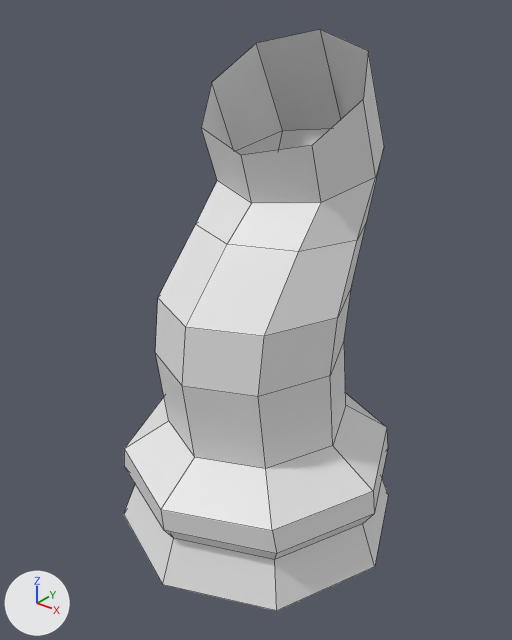
Before and after pictures for a commit that changed the Blender file 03 - Low Poly Chess/LP Chess Piece Base.blend.
Rendered twice from a 50 mm lens placed at (3.92, -4.94, 5.36), pointed at (0.02, -0.06, 2.34). Lighting does not change. The marker at lower left points along +X, +Y and +Z. Mesh edges are drawn as thin lines.

The first picture shows 'Chess Piece Base'.
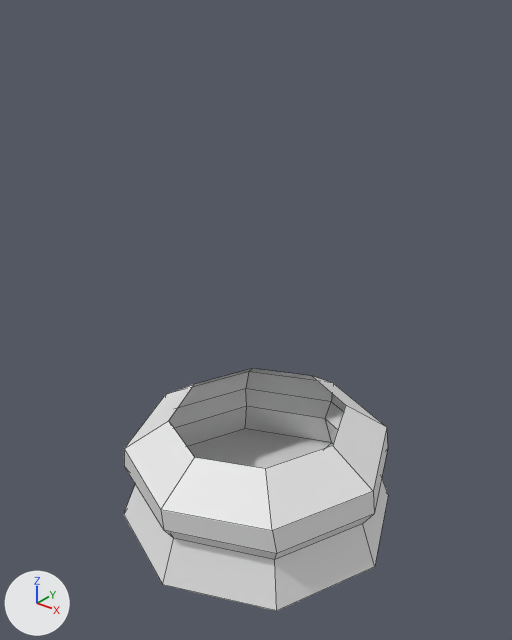
Pixel boxes [x1, y1, x2, y2] of what changed, in the pictures (512 x 640 px):
'Chess Piece Base', reshaped (58% shorter): before [124, 29, 388, 611]; after [124, 368, 388, 611]
part 1 of me_cylinder, deleted: before [155, 29, 384, 469]

What the commit changed:
me_cylinder is used by ob_chess_piece_base; location (0.0, 0.0, 1.0).
me_cylinder had 50 vertices, 37 faces and spanned x 0.0..1.5, y -1.5..1.5, z -1.0..3.92.
me_cylinder now has 25 vertices, 17 faces and spans x 0.0..1.5, y -1.5..1.5, z -1.0..0.22.
Part 1, on me_cylinder:
25 vertices are removed from x 0.0..0.92, y -1.1..1.38, z 1.07..3.92.
20 faces are deleted.
